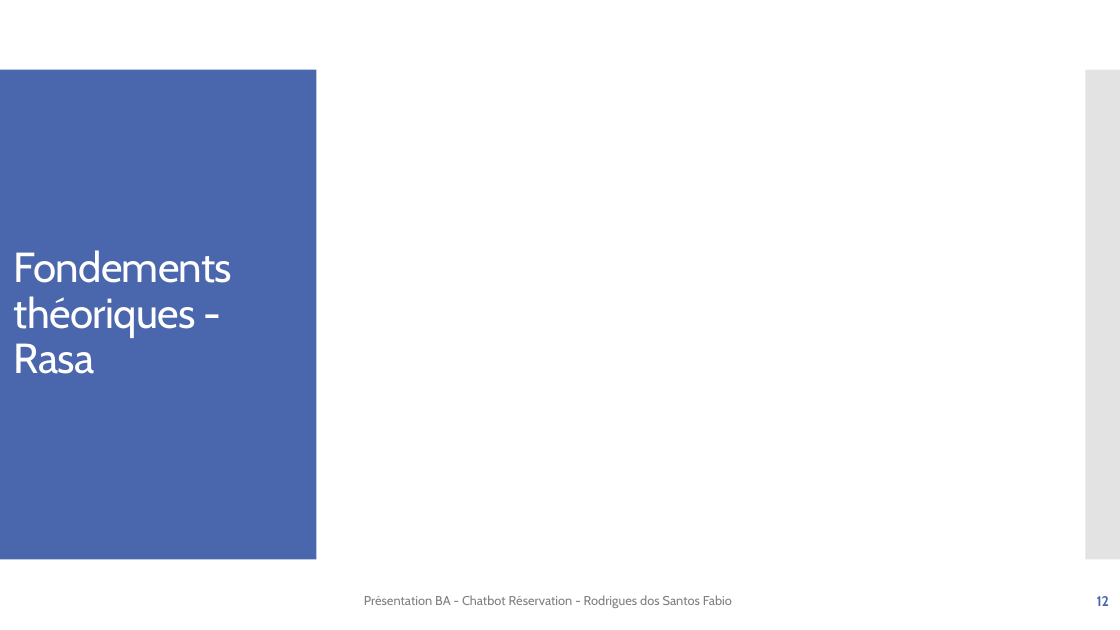
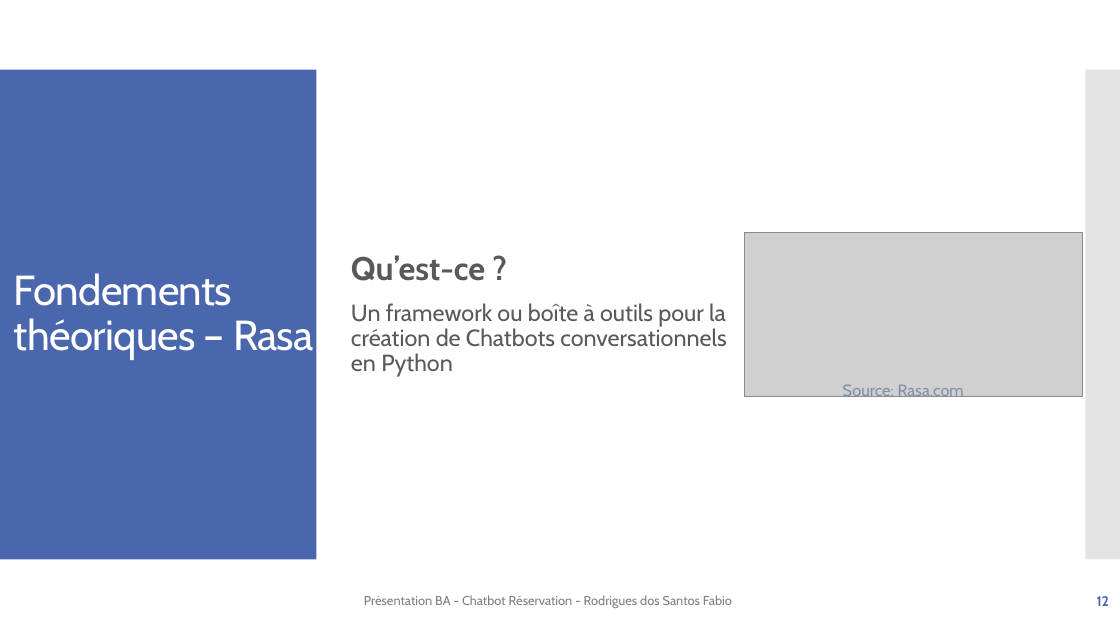
Before and after one commit to f-rdrgs/projet-bachelor, a slide deck: slide 12 of documentation/travail_bachelor/ISC_LOG_presentation_diplome_RodriguesDosSantosFabio_EggenbergNiklaus_2024.pptx. Drawn at 1120x630 pixels with LibreOffice and Linux fonts; fonts in the diff are those of the drawing; grey boxes stand for pictures. Boxes give left, top, right and bottom in pixels: in the first picture for what was removed or moved away, otherwise in the second. Text is boxed around its words. In the diff, an @@ line names an element or a change of style, - is before the commit and + after.

Commit message:
màj présentation, partie rasa

```diff
--- a/documentation/travail_bachelor/ISC_LOG_presentation_diplome_RodriguesDosSantosFabio_EggenbergNiklaus_2024.pptx
+++ b/documentation/travail_bachelor/ISC_LOG_presentation_diplome_RodriguesDosSantosFabio_EggenbergNiklaus_2024.pptx
@@ picture added at box(744, 233, 1083, 397) @@
@@ text added at box(351, 255, 726, 377), 20 pt, text #595959 @@
+Qu’est-ce ?
+Un framework ou boîte à outils pour la création de Chatbots conversationnels en Python
@@ title at box(14, 273, 314, 360): text changed @@
-Fondements théoriques - Rasa
+Fondements théoriques – Rasa
@@ text added at box(843, 384, 964, 401), 14 pt, text #7F8FA9 @@
+Source: Rasa.com
```
Also in this commit, not shown: 5 other slides changed, 4 slides added.
